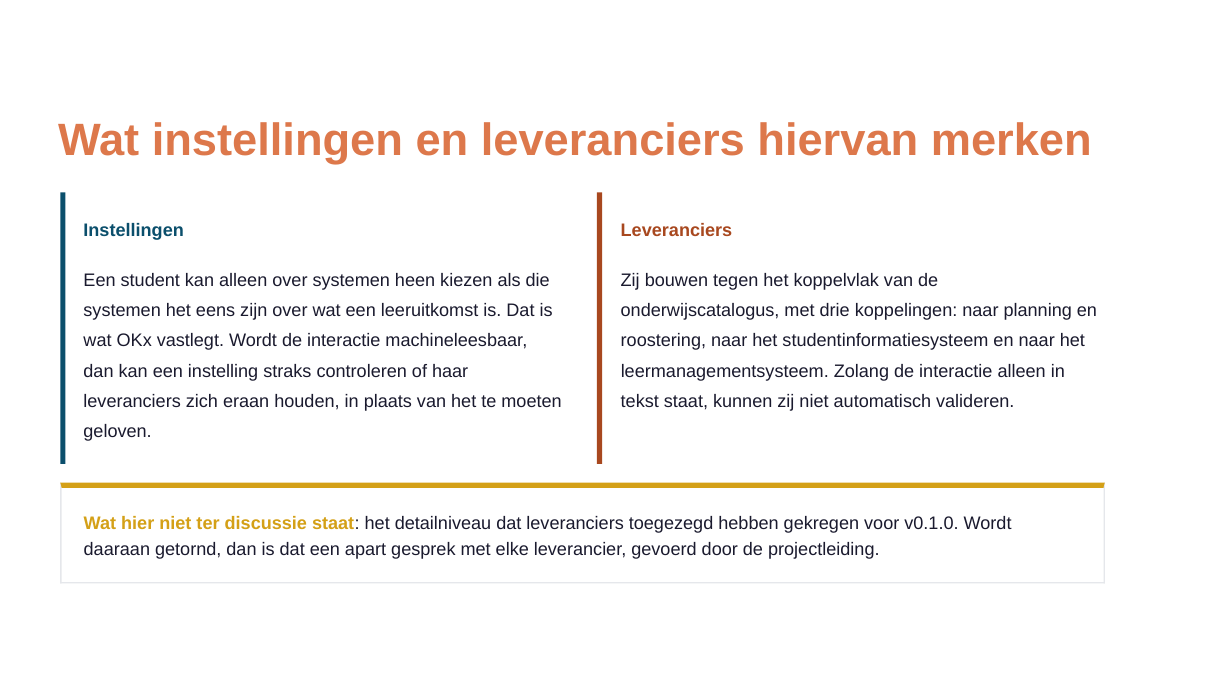
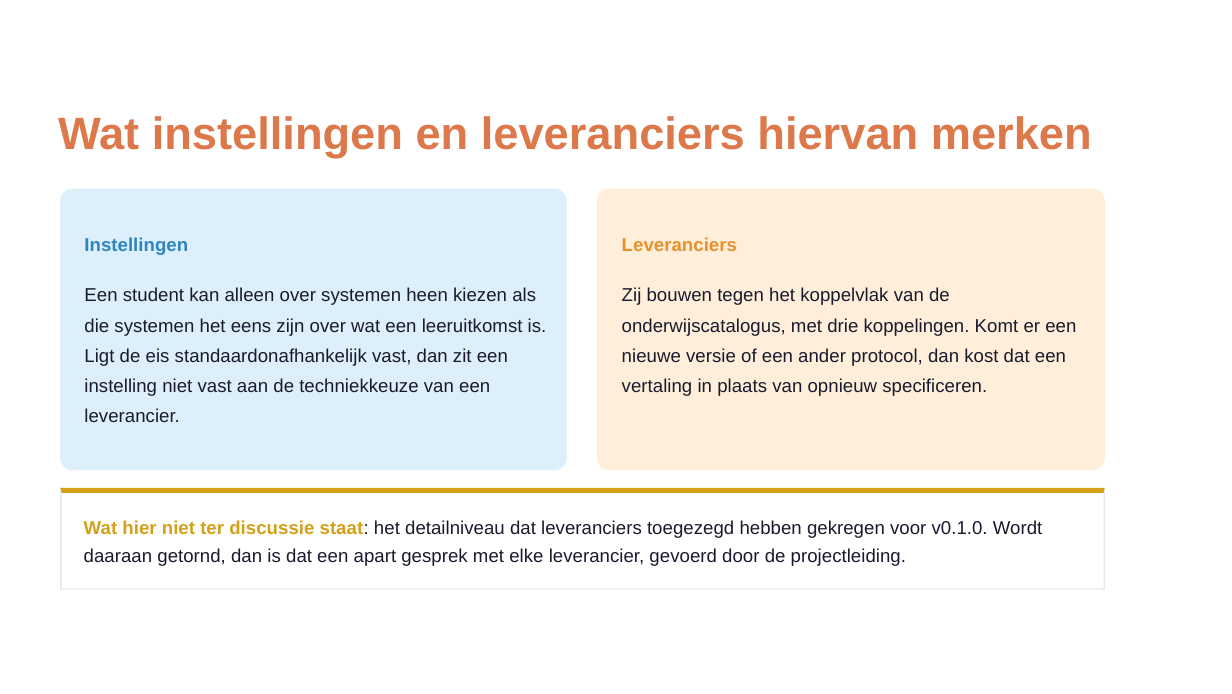
Before and after one commit to Npuls-OKx/meta, a slide deck: slide 18 of presentaties/export/260904_ai_houdbaarheid/260904_ai_houdbaarheid.pptx. Drawn at 1232x694 pixels with LibreOffice and Linux fonts; fonts in the diff are those of the drawing; background and template pictures are left out. Boxes give left, top, right and bottom in pixels: in the first picture for what was removed or moved away, otherwise in the second. Text is boxed around its words. In the diff, an @@ line names an element or a change of style, - is before the commit and + after.

Commit message:
Slide 15: orientatiecasus in plaats van inschrijven, en LMS benoemd
Inschrijven valt al onder project Aanmelden, intekenen en inschrijven,
dus die casus vervalt. Ervoor in de plaats komt orientatie: aanbod van
meerdere instellingen naast het eigen profiel in leeruitkomsten leggen.
Leerroute gaat nu expliciet over behaalde en gewenste leeruitkomsten
binnen een lopend traject, lesopzet noemt het LMS bij naam.

Verder op slide 14 de specificatiestructuur op alle drie de koppelingen,
op slide 17 twee risico's met vastgroeien aan een standaard erbij, en
slides 16, 18 en 19 daarop aangesloten.

Relateert aan: #212

```diff
--- a/presentaties/export/260904_ai_houdbaarheid/260904_ai_houdbaarheid.pptx
+++ b/presentaties/export/260904_ai_houdbaarheid/260904_ai_houdbaarheid.pptx
@@ text "Wat instellingen en leveranciers hiervan ...": place and size @@
-text "Wat instellingen en leveranciers hiervan ..." at (58, 122, 1092, 164)
+text "Wat instellingen en leveranciers hiervan ..." at (58, 116, 1092, 158)
@@ freeform shape removed at (60, 192, 65, 463) @@
@@ freeform shape added at (60, 188, 567, 469), fill #DCEFFA @@
@@ freeform shape removed at (597, 192, 602, 463) @@
@@ freeform shape added at (597, 188, 1105, 469), fill #FFEED9 @@
@@ text "Instellingen": place and size @@
-text "Instellingen" at (83, 223, 183, 240)
+text "Instellingen" at (84, 237, 188, 255)
@@ text "Instellingen" at (84, 237, 188, 255): size 10.8 to 11.1 pt, text colour #0B4F6C to #2E86C1 @@
@@ text "Leveranciers": place and size @@
-text "Leveranciers" at (621, 223, 733, 236)
+text "Leveranciers" at (622, 237, 737, 251)
@@ text "Leveranciers" at (622, 237, 737, 251): size 10.8 to 11.1 pt, text colour #A8481F to #E8912B @@
@@ text at (84, 287, 536, 305): text changed; size 10.8 to 11.1 pt @@
-Een student kan alleen over systemen heen kiezen als die
+Een student kan alleen over systemen heen kiezen als
@@ size 10.8 to 11.1 pt in 3 elements at (84, 520, 1043, 538), (84, 548, 906, 566), (622, 287, 950, 305) @@
@@ text "Zij bouwen tegen het koppelvlak ...": place and size @@
-text "Zij bouwen tegen het koppelvlak ..." at (621, 273, 938, 290)
+text "Zij bouwen tegen het koppelvlak ..." at (622, 287, 950, 305)
@@ text at (84, 318, 547, 336): text changed; size 10.8 to 11.1 pt @@
-systemen het eens zijn over wat een leeruitkomst is. Dat is
+die systemen het eens zijn over wat een leeruitkomst is.
@@ text at (622, 318, 1076, 336): text changed; size 10.8 to 11.1 pt @@
-onderwijscatalogus, met drie koppelingen: naar planning en
+onderwijscatalogus, met drie koppelingen. Komt er een
@@ text removed at (83, 333, 527, 350) @@
-wat OKx vastlegt. Wordt de interactie machineleesbaar,
@@ text added at (84, 348, 508, 366), 11.1 pt, text #1A1A2E @@
+Ligt de eis standaardonafhankelijk vast, dan zit een
@@ text removed at (621, 333, 1085, 350) @@
-roostering, naar het studentinformatiesysteem en naar het
@@ text added at (622, 348, 1066, 366), 11.1 pt, text #1A1A2E @@
+nieuwe versie of een ander protocol, dan kost dat een
@@ text removed at (83, 364, 468, 381) @@
-dan kan een instelling straks controleren of haar
@@ text added at (84, 378, 490, 396), 11.1 pt, text #1A1A2E @@
+instelling niet vast aan de techniekkeuze van een
@@ text removed at (621, 364, 1065, 381) @@
-leermanagementsysteem. Zolang de interactie alleen in
@@ text added at (622, 378, 987, 396), 11.1 pt, text #1A1A2E @@
+vertaling in plaats van opnieuw speciﬁceren.
@@ text removed at (83, 394, 561, 411) @@
-leveranciers zich eraan houden, in plaats van het te moeten
@@ text added at (84, 408, 179, 422), 11.1 pt, text #1A1A2E @@
+leverancier.
@@ text removed at (621, 394, 1014, 411) @@
-tekst staat, kunnen zij niet automatisch valideren.
@@ text removed at (83, 424, 151, 441) @@
-geloven.
@@ 5 freeform shapes: place and size @@
-5 freeform shapes at (60, 483, 1105, 583)
+5 freeform shapes at (60, 487, 1105, 589)
```
Also in this commit, not shown: 3 other slides changed, 2 slides added, 2 slides removed, 2 other files.
